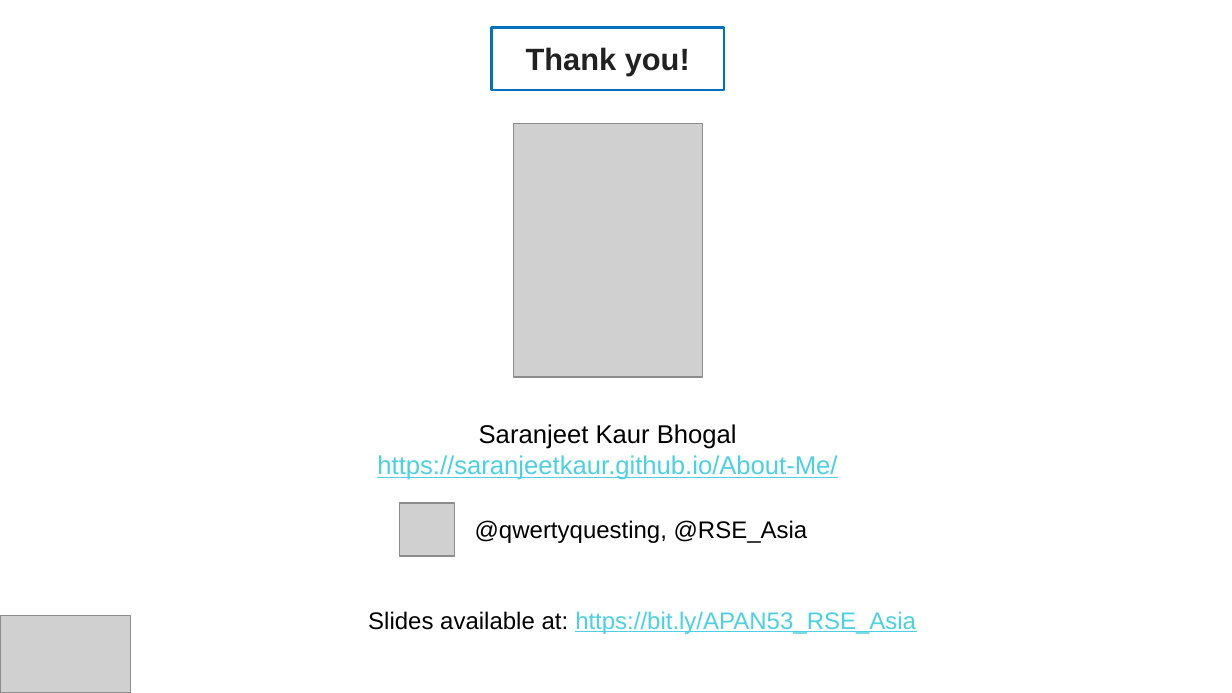
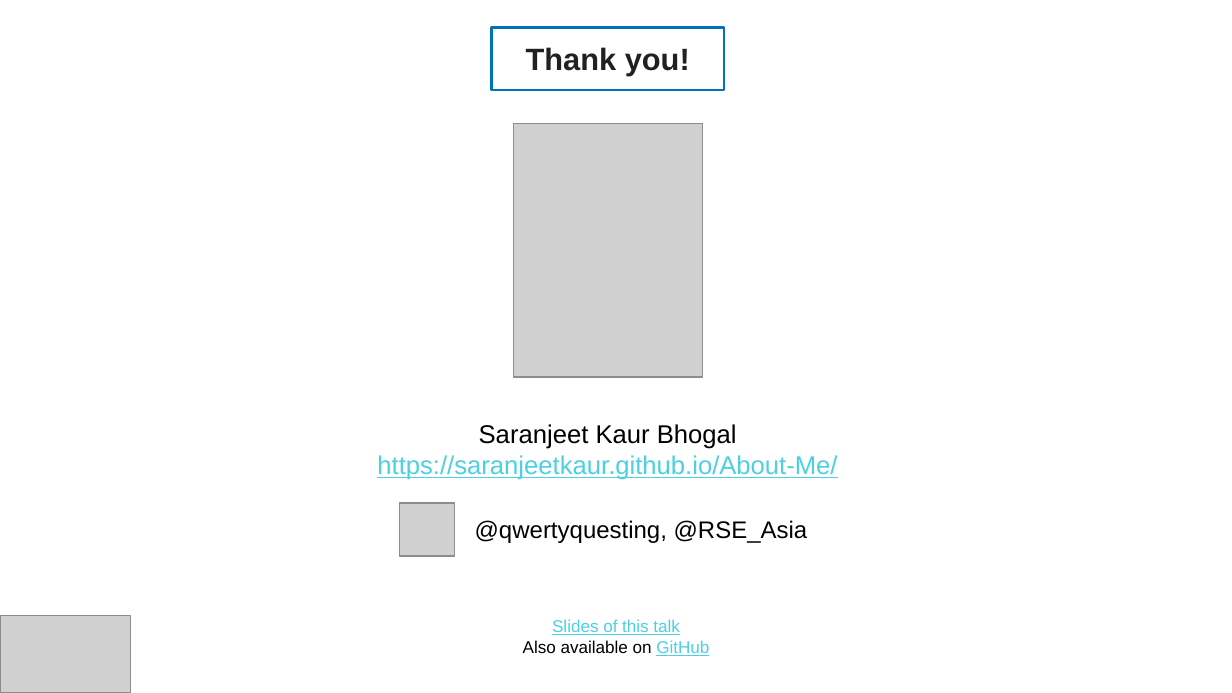
Before and after one commit to SaranjeetKaur/APAN53_RSE_Asia, a slide deck: slide 10 of APAN53_RSE_Asia.pptx. Drawn at 1232x693 pixels with LibreOffice and Linux fonts; fonts in the diff are those of the drawing; grey boxes stand for pictures. Boxes give left, top, right and bottom in pixels: in the first picture for what was removed or moved away, otherwise in the second. Text is boxed around its words. In the diff, an @@ line names an element or a change of style, - is before the commit and + after.

Commit message:
slides

```diff
--- a/APAN53_RSE_Asia.pptx
+++ b/APAN53_RSE_Asia.pptx
@@ text at (523, 619, 709, 656): text changed; size 14 to 10 pt @@
-Slides available at: https://bit.ly/APAN53_RSE_Asia
+Slides of this talk
+Also available on GitHub
```
Also in this commit, not shown: 1 other slide changed.
